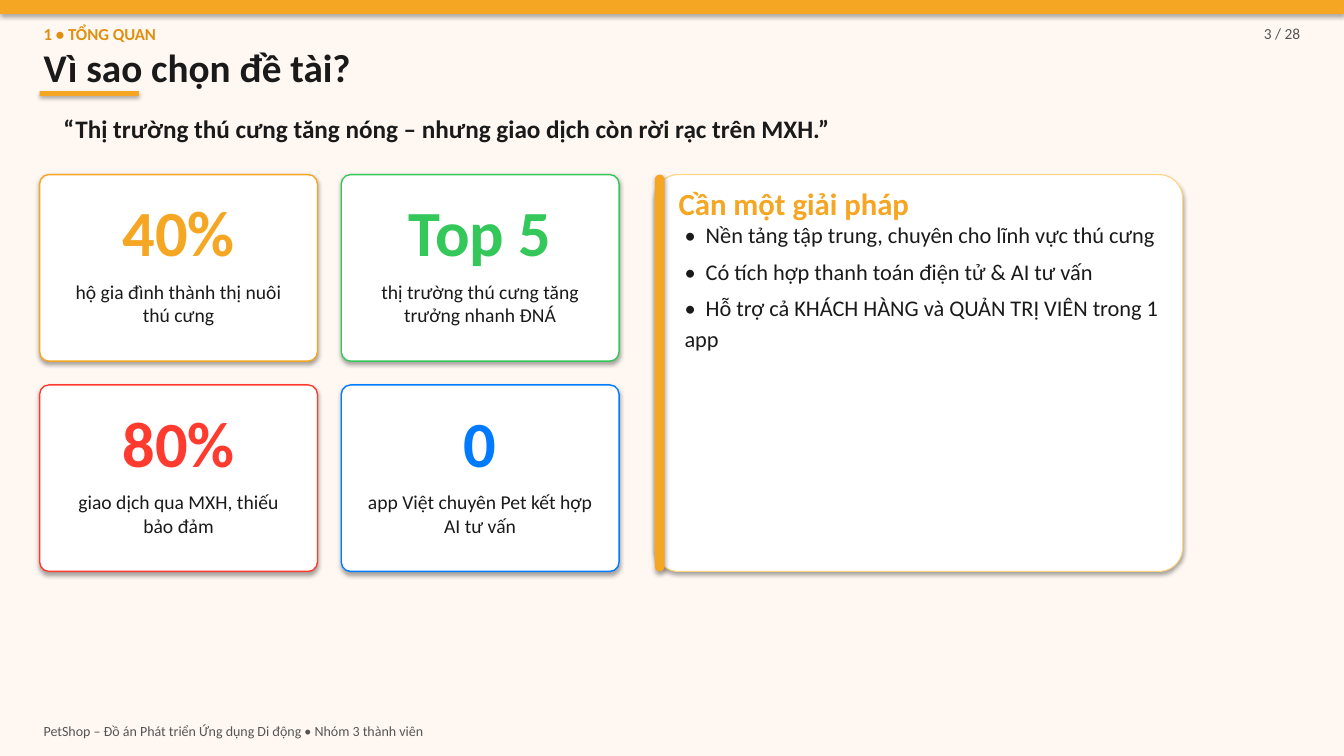
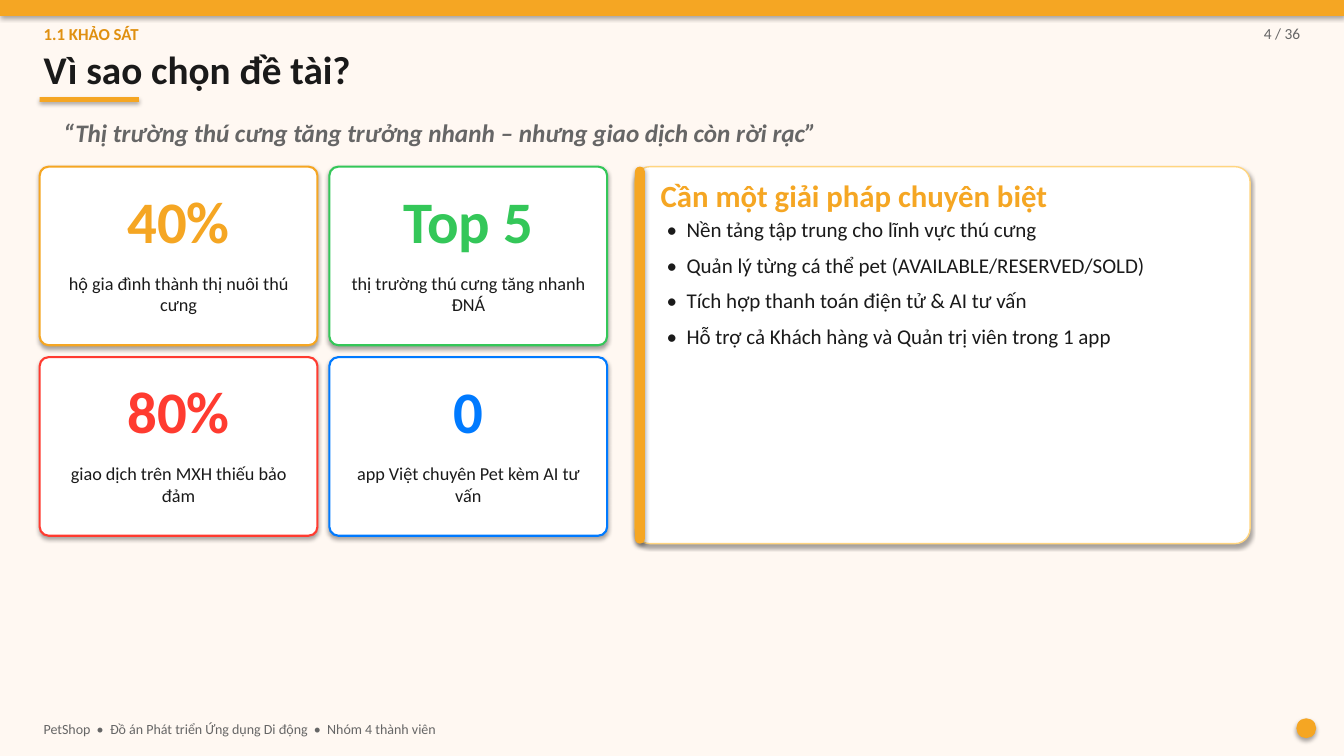
Before and after one commit to DaoTrucMai/Pet-Shop, a slide deck: slide 4 of docs/BAO_CAO_SLIDES.pptx (slide 3 before the commit). Drawn at 1344x756 pixels with LibreOffice and Linux fonts; fonts in the diff are those of the drawing. Boxes give left, top, right and bottom in pixels: in the first picture for what was removed or moved away, otherwise in the second. Text is boxed around its words. In the diff, an @@ line names an element or a change of style, - is before the commit and + after.

```diff
--- a/docs/BAO_CAO_SLIDES.pptx
+++ b/docs/BAO_CAO_SLIDES.pptx
@@ text at (x1=44, y1=27, x2=139, y2=40): text changed @@
-1 • TỔNG QUAN
+1.1 KHẢO SÁT
@@ text at (x1=1264, y1=28, x2=1301, y2=39): text changed; text colour #555555 to #666666 @@
-3 / 28
+4 / 36
@@ rectangle moved from (x1=39, y1=92, x2=138, y2=97) to (x1=39, y1=97, x2=138, y2=102) @@
@@ text at (x1=63, y1=123, x2=816, y2=147): text changed; text colour #1A1A1A to #666666; italic on @@
-“Thị trường thú cưng tăng nóng – nhưng giao dịch còn rời rạc trên MXH.”
+“Thị trường thú cưng tăng trưởng nhanh – nhưng giao dịch còn rời rạc”
@@ rounded rectangle resized from (x1=39, y1=174, x2=318, y2=361) to (x1=39, y1=166, x2=318, y2=345) @@
@@ rounded rectangle at (x1=39, y1=166, x2=318, y2=345): outline #F5A623 1 pt to #F5A623 1.5 pt @@
@@ rounded rectangle resized from (x1=342, y1=174, x2=620, y2=361) to (x1=330, y1=166, x2=608, y2=345) @@
@@ rounded rectangle at (x1=330, y1=166, x2=608, y2=345): outline #34C759 1 pt to #34C759 1.5 pt @@
@@ rounded rectangle resized from (x1=655, y1=174, x2=665, y2=572) to (x1=635, y1=166, x2=645, y2=543) @@
@@ rounded rectangle resized from (x1=655, y1=174, x2=1184, y2=572) to (x1=635, y1=166, x2=1250, y2=543) @@
@@ rounded rectangle at (x1=635, y1=166, x2=1250, y2=543): outline #FFD580 0.75 pt to #FFD580 1 pt; proportions changed @@
@@ text "40%" moved from (x1=122, y1=211, x2=234, y2=257) to (x1=127, y1=202, x2=229, y2=244) @@
@@ text "Top 5" moved from (x1=409, y1=214, x2=552, y2=266) to (x1=403, y1=205, x2=534, y2=253) @@
@@ text at (x1=661, y1=183, x2=1047, y2=213): text changed @@
-Cần một giải pháp
+Cần một giải pháp chuyên biệt
@@ text at (x1=687, y1=221, x2=1145, y2=348): text changed; size 16 to 15 pt @@
-• Nền tảng tập trung, chuyên cho lĩnh vực thú cưng
-• Có tích hợp thanh toán điện tử & AI tư vấn
-• Hỗ trợ cả KHÁCH HÀNG và QUẢN TRỊ VIÊN trong 1 app
+• Nền tảng tập trung cho lĩnh vực thú cưng
+• Quản lý từng cá thể pet (AVAILABLE/RESERVED/SOLD)
+• Tích hợp thanh toán điện tử & AI tư vấn
+• Hỗ trợ cả Khách hàng và Quản trị viên trong 1 app
@@ text "hộ gia đình thành thị ..." moved from (x1=76, y1=285, x2=281, y2=326) to (x1=69, y1=277, x2=288, y2=314) @@
@@ text "hộ gia đình thành thị ..." at (x1=69, y1=277, x2=288, y2=314): size 14 to 13 pt @@
@@ text at (x1=352, y1=277, x2=585, y2=311): text changed; size 14 to 13 pt @@
-thị trường thú cưng tăng trưởng nhanh ĐNÁ
+thị trường thú cưng tăng nhanh ĐNÁ
@@ rounded rectangle resized from (x1=39, y1=385, x2=318, y2=572) to (x1=39, y1=357, x2=318, y2=535) @@
@@ rounded rectangle at (x1=39, y1=357, x2=318, y2=535): outline #FF3B30 1 pt to #FF3B30 1.5 pt @@
@@ rounded rectangle resized from (x1=342, y1=385, x2=620, y2=572) to (x1=330, y1=357, x2=608, y2=535) @@
@@ rounded rectangle at (x1=330, y1=357, x2=608, y2=535): outline #007AFF 1 pt to #007AFF 1.5 pt @@
@@ text "80%" moved from (x1=122, y1=422, x2=234, y2=468) to (x1=127, y1=392, x2=229, y2=434) @@
@@ size 46 to 42 pt in 4 elements at (x1=127, y1=202, x2=229, y2=244), (x1=403, y1=205, x2=534, y2=253), (x1=127, y1=392, x2=229, y2=434), (x1=453, y1=394, x2=483, y2=434) @@
@@ text "0" moved from (x1=464, y1=424, x2=497, y2=468) to (x1=453, y1=394, x2=483, y2=434) @@
@@ text at (x1=71, y1=466, x2=287, y2=502): text changed; size 14 to 13 pt @@
-giao dịch qua MXH, thiếu bảo đảm
+giao dịch trên MXH thiếu bảo đảm
@@ text at (x1=357, y1=467, x2=580, y2=502): text changed; size 14 to 13 pt @@
-app Việt chuyên Pet kết hợp AI tư vấn
+app Việt chuyên Pet kèm AI tư vấn
@@ ellipse added at (x1=1297, y1=719, x2=1317, y2=739), fill #F5A623 @@
@@ text at (x1=44, y1=722, x2=436, y2=737): text changed; text colour #555555 to #666666 @@
-PetShop – Đồ án Phát triển Ứng dụng Di động • Nhóm 3 thành viên
+PetShop • Đồ án Phát triển Ứng dụng Di động • Nhóm 4 thành viên
```
Also in this commit, not shown: 17 other slides changed, 19 slides added, 10 slides removed, 26 other files.
